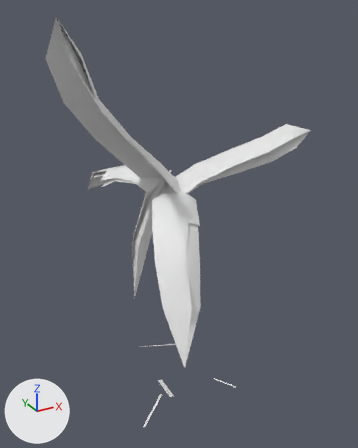
The OBJ model game/assets/models/plants/SM_Plant_BananaMature_Leaf_LOD1.obj: old version first, new version second.
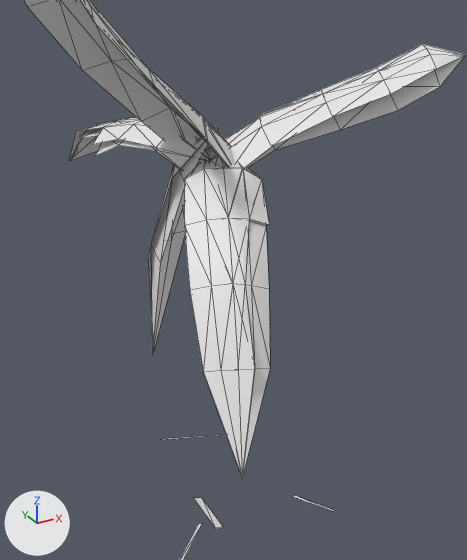
There are two pictures of each version: one whole from a camera (50 mm lens) standing at (-3.1, -5.85, 5.8) and looking at (0.13, 0.03, 2.86), one close up on the part from 13% to 87% of the width and 22% to 93% of the height. Lighting does not change. The marker at lower left points along +X, +Y and +Z. The older version's two pictures come first. The close-ups show mesh edges as thin lines. Where no turn or scale is listed for an object, it has been applied to the vertices. Vertices at exactly the same position are counted once.

The scene before the commit, as lines of its bpy script (objects in view):
```python
me_sm_plant_bananamature_leaf_lod1 = bpy.data.meshes.new('SM_Plant_BananaMature_Leaf_LOD1')
me_sm_plant_bananamature_leaf_lod1.from_pydata(...)  # 201 vertices, 293 faces; spans x -1.62..1.65, y -1.71..1.85, z -0.07..5.7
ob_sm_plant_bananamature_leaf_lod1 = bpy.data.objects.new('SM_Plant_BananaMature_Leaf_LOD1', me_sm_plant_bananamature_leaf_lod1)
ob_sm_plant_bananamature_leaf_lod1.location = (0.0, 0.0, 0.0)
```
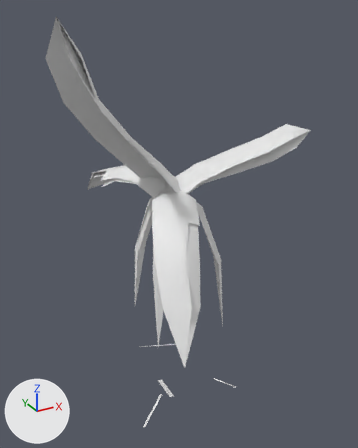
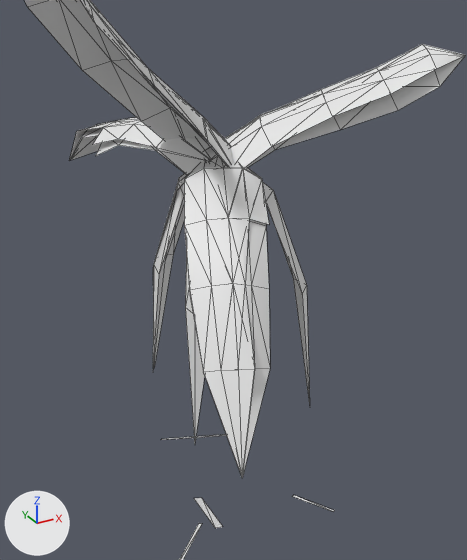
Scene script edits in JSON lines:
```json
{"block": "me_sm_plant_bananamature_leaf_lod1", "where": "# used by ob_sm_plant_bananamature_leaf_lod1; location = (0.0, 0.0, 0.0)"}
{"op": "remove", "block": "me_sm_plant_bananamature_leaf_lod1", "code": "me_sm_plant_bananamature_leaf_lod1.from_pydata(...)  # 201 vertices, 293 faces; spans x -1.62..1.65, y -1.71..1.85, z -0.07..5.7"}
{"op": "add", "block": "me_sm_plant_bananamature_leaf_lod1", "code": "me_sm_plant_bananamature_leaf_lod1.from_pydata(...)  # 215 vertices, 309 faces; spans x -1.62..1.65, y -1.71..1.85, z -0.07..5.7"}
{"block": "me_sm_plant_bananamature_leaf_lod1", "change": "me_sm_plant_bananamature_leaf_lod1 part 1"}
{"block": "me_sm_plant_bananamature_leaf_lod1", "change": "1 vertex is removed from x 0.0, y 0.0, z 3.72"}
{"block": "me_sm_plant_bananamature_leaf_lod1", "change": "4 faces are deleted"}
{"block": "me_sm_plant_bananamature_leaf_lod1", "change": "14 vertices move from x -0.54..0.12, y -0.13..0.55, z 1.49..3.41 to x -0.49..-0.03, y 0.01..0.54, z 1.3..3.22"}
{"block": "me_sm_plant_bananamature_leaf_lod1", "change": "15 vertices are added at x -0.51..0.68, y -0.56..0.0, z 1.09..3.54"}
{"block": "me_sm_plant_bananamature_leaf_lod1", "change": "20 new faces join them"}
```

Where the change shows, as pixel boxes (x1, y1, x2, y2) in the close-ups (467 x 560 px):
```json
{"part": 1, "of": "me_sm_plant_bananamature_leaf_lod1", "change": "reshaped", "before": [148, 125, 219, 354], "after": [153, 174, 310, 442]}
```
